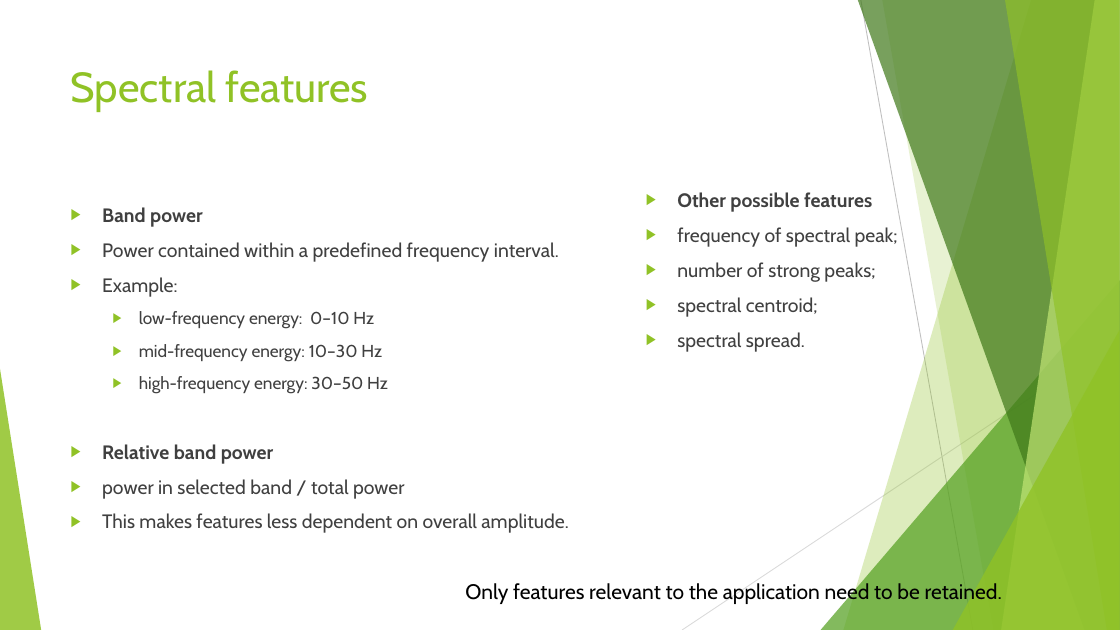
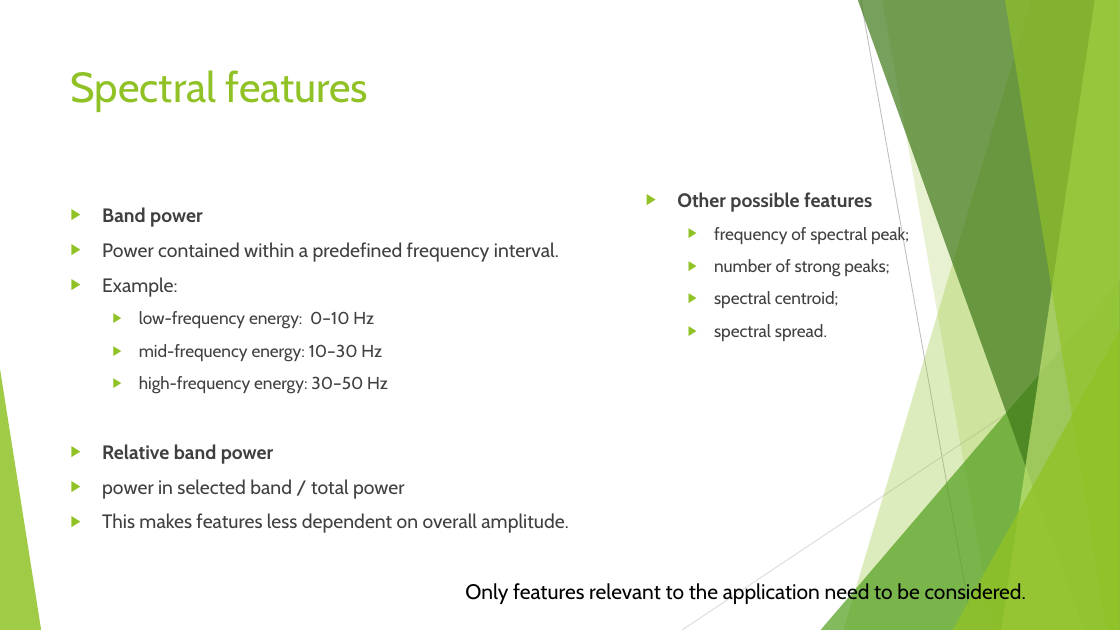
Before and after one commit to FranzGH/timeseries, a slide deck: slide 83 of Slides/03 Traditional Baselines and Feature-Based Machine Learning.pptx. Drawn at 1120x630 pixels with LibreOffice and Linux fonts; fonts in the diff are those of the drawing. Boxes give left, top, right and bottom in pixels: in the first picture for what was removed or moved away, otherwise in the second. Text is boxed around its words. In the diff, an @@ line names an element or a change of style, - is before the commit and + after.

```diff
--- a/Slides/03 Traditional Baselines and Feature-Based Machine Learning.pptx
+++ b/Slides/03 Traditional Baselines and Feature-Based Machine Learning.pptx
@@ text at (714, 227, 909, 341): size 16.6 to 14.8 pt in "frequency of spectral peak;", "number of strong peaks;", "spectral centroid;", "spectral spread."; list level 1 to 2 in "frequency of spectral peak;"; list level 1 to 2 in "number of strong peaks;"; list level 1 to 2 in "spectral centroid;"; list level 1 to 2 in "spectral spread." @@
@@ text at (465, 581, 1026, 605): text changed @@
-Only features relevant to the application need to be retained.
+Only features relevant to the application need to be considered.
```
Also in this commit, not shown: 23 other slides changed, 1 other file.
